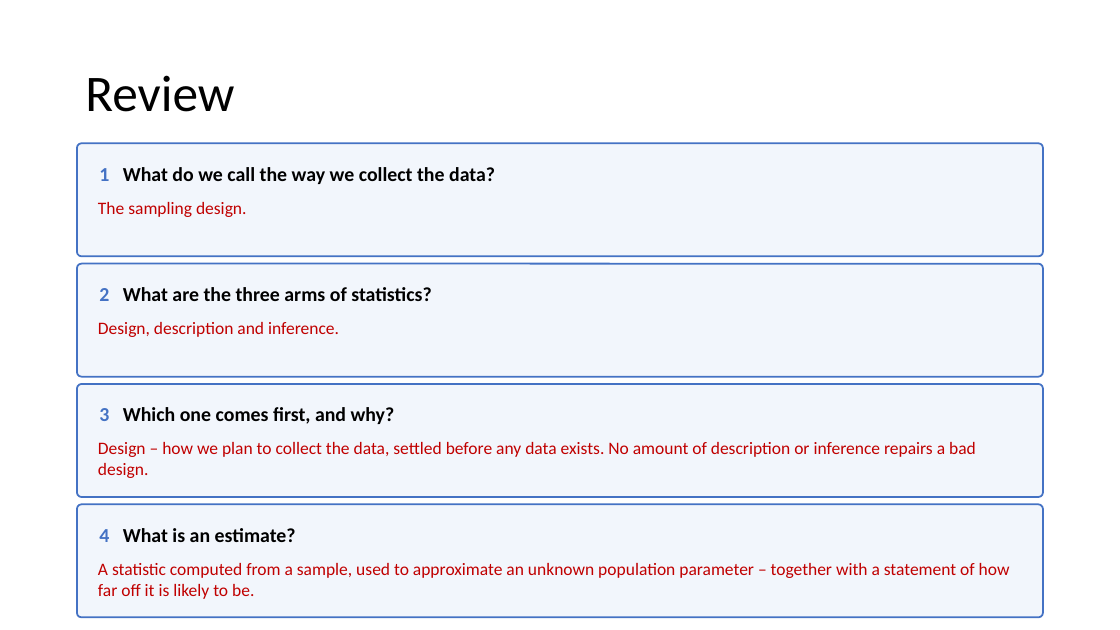
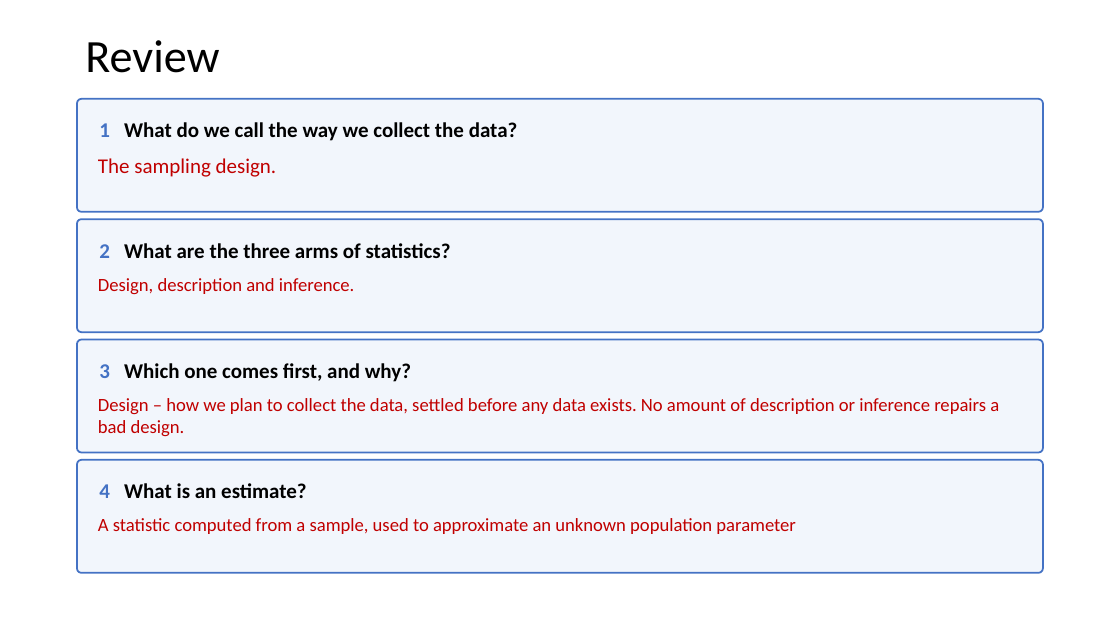
Before and after one commit to Jarred6068/Kvamme_UI_STAT251, a slide deck: slide 3 of docs/lecture_slides/Week 2/Week2_Lecture3_Slides_1_19_2024.pptx. Drawn at 1120x630 pixels with LibreOffice and Linux fonts; fonts in the diff are those of the drawing. Boxes give left, top, right and bottom in pixels: in the first picture for what was removed or moved away, otherwise in the second. Text is boxed around its words. In the diff, an @@ line names an element or a change of style, - is before the commit and + after.

```diff
--- a/docs/lecture_slides/Week 2/Week2_Lecture3_Slides_1_19_2024.pptx
+++ b/docs/lecture_slides/Week 2/Week2_Lecture3_Slides_1_19_2024.pptx
@@ title "Review" at (85,40,219,73): size 44 to 39.6 pt @@
@@ text "The sampling design." at (98,158,277,177): size 15 to 18 pt @@
@@ size 17 to 18 pt in 4 elements at (77,99,1044,213), (77,339,1044,453), (77,460,1044,573), (77,219,1044,333) @@
@@ text "Design, description and inference." at (98,278,354,295): size 15 to 16 pt @@
@@ 4 rounded rectangles, 3 texts: place and size @@
-4 rounded rectangles, 3 texts at (77,144,1044,618)
+4 rounded rectangles, 3 texts at (77,99,1044,573)
@@ text "Design – how we plan ..." at (98,398,999,437): size 15 to 16 pt @@
@@ text at (98,518,795,534): text changed; size 15 to 16 pt @@
-A statistic computed from a sample, used to approximate an unknown population parameter – together with a statement of how far off it is likely to be.
+A statistic computed from a sample, used to approximate an unknown population parameter
```
Also in this commit, not shown: 1 other slide changed, 1 other file.
